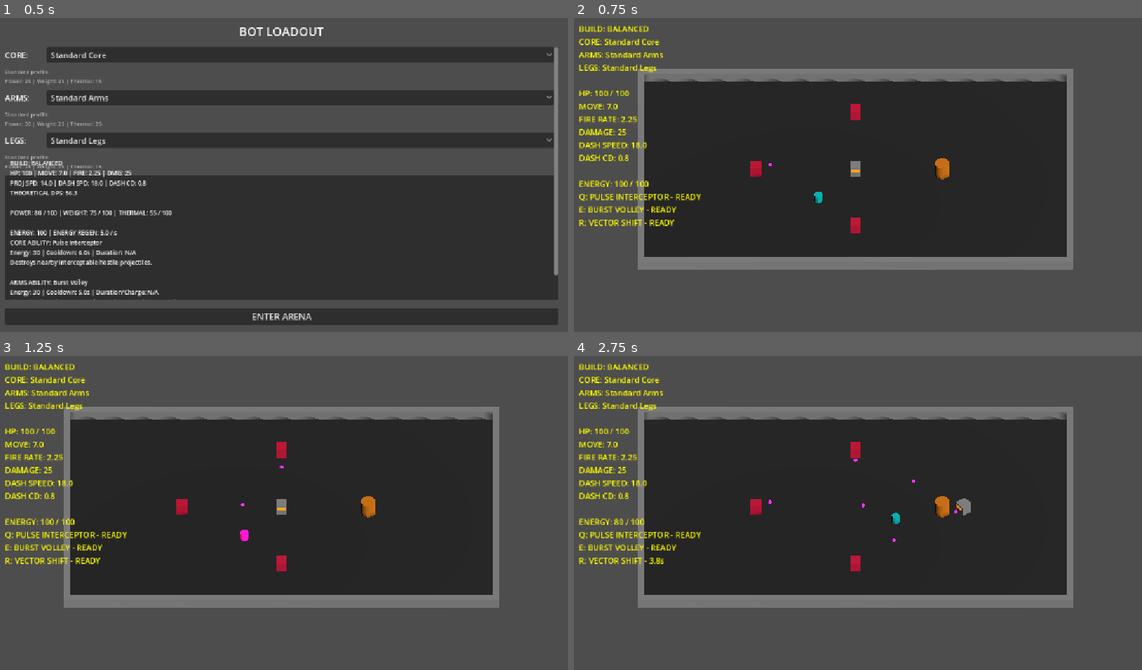
Above: before the commit, frames 1-4 (two rows, left to right).
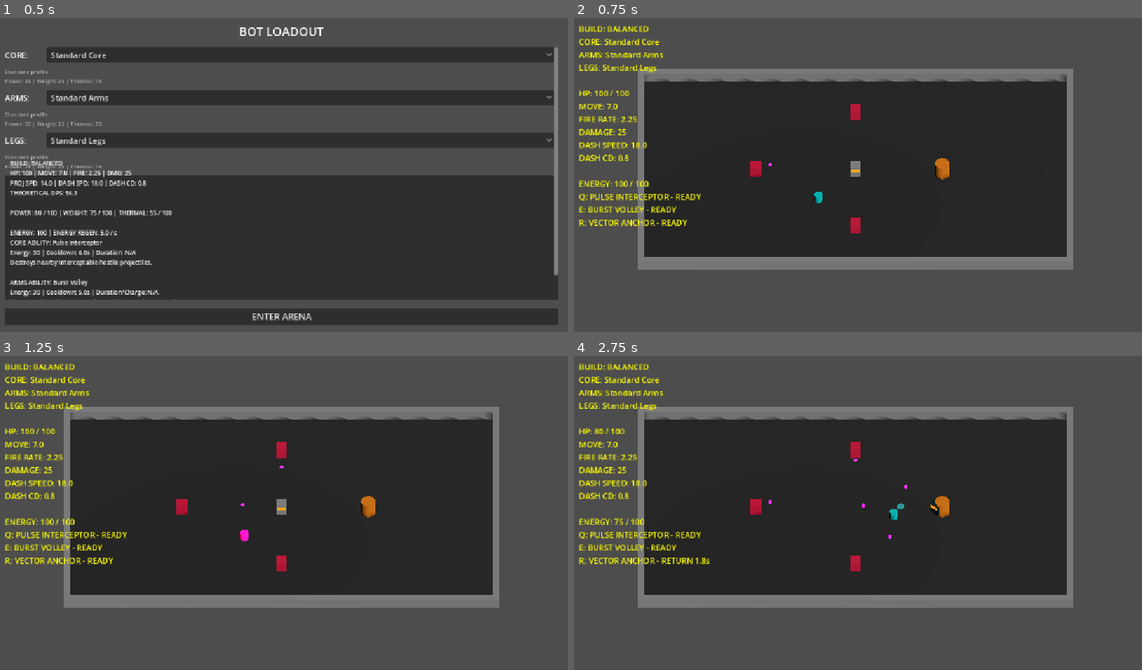
Above: after the commit, the same moments.

Repository: zwordup-sudo/BotArena
Game: Godot game, scene res://scenes/loadout_3d.tscn
Two runs of this game, one before a commit and one after it. Both use one fixed random seed, a clock stepped at 60 frames per second and the inputs below.
Inputs (mouse positions are in pixels of both pictures, inside the frame that each line leads up to):
- Up to frame 1 (0.5 s): no input
- Up to frame 2 (0.75 s): click "ENTER ARENA" at 0.5 s
- Up to frame 3 (1.25 s): no input
- Up to frame 4 (2.75 s): tap Enter at 1.25 s; move the mouse to (982, 497) at 1.27 s; hold D (move_right) 1.28-2 s; tap Space (dash) at 1.35 s; click (982, 497) at 1.42 s; tap R (legs_ability) at 1.55 s; drag from (738, 528) to (829, 575) at 2.02 s

Frame 1 is identical in both runs. In frame 2, 0.2% of the frame differs, in the area x 8-20%, y 64-67%; in frame 3, 0.2%; in frame 4, 0.6%, in the area x 3-70%, y 23-67%.

Commit message:
feat: validate first complete active equipment set

Diff:
--- a/resources/abilities/arms/heavy_charged_shot.tres
+++ b/resources/abilities/arms/heavy_charged_shot.tres
@@ -6,7 +6,7 @@
 script = ExtResource("1_ability")
 id = "heavy_charged_shot"
 display_name = "Charged Shot"
-description = "Charges for 0.8s, firing a massive projectile dealing 250% damage at 85% speed."
+description = "Charges for 0.8s, firing a massive projectile dealing 250% damage at 85% speed. [Requires 2 normal projectile interceptions to destroy]"
 energy_cost = 35.0
 cooldown = 6.0
 duration = 0.0
--- a/resources/abilities/legs/light_chain_dash.tres
+++ b/resources/abilities/legs/light_phase_blink.tres
@@ -4,9 +4,9 @@
 
 [resource]
 script = ExtResource("1_ability")
-id = "light_chain_dash"
-display_name = "Chain Dash"
-description = "For 3.0s, the next normal Space Dash can chain into one bonus Dash."
+id = "light_phase_blink"
+display_name = "Phase Blink"
+description = "Instantly reposition up to 3.5 units. Can cross projectile paths but not walls."
 energy_cost = 35.0
 cooldown = 8.0
 duration = 0.0
@@ -24,6 +24,7 @@
 projectile_speed_multiplier = 1.0
 movement_distance = 0.0
 ability_move_speed = 0.0
-availability_duration = 3.0
+availability_duration = 0.0
 lunge_duration = 0.0
 recovery_duration = 0.0
+blink_distance = 3.5
--- a/resources/abilities/legs/standard_vector_shift.tres
+++ b/resources/abilities/legs/standard_vector_anchor.tres
@@ -4,11 +4,11 @@
 
 [resource]
 script = ExtResource("1_ability")
-id = "standard_vector_shift"
-display_name = "Vector Shift"
-description = "Quick tactical step (2.75 units in movement or aim direction)."
-energy_cost = 25.0
-cooldown = 5.0
+id = "standard_vector_anchor"
+display_name = "Vector Anchor"
+description = "Stores your current position. Reactivate within 3 seconds to return."
+energy_cost = 30.0
+cooldown = 6.0
 duration = 0.0
 effect_type = 6
 pulse_radius = 0.0
@@ -22,8 +22,9 @@
 charge_time = 0.0
 projectile_size_multiplier = 1.0
 projectile_speed_multiplier = 1.0
-movement_distance = 2.75
+movement_distance = 0.0
 ability_move_speed = 0.0
-availability_duration = 0.0
+availability_duration = 3.0
 lunge_duration = 0.0
 recovery_duration = 0.0
+blink_distance = 0.0
--- a/resources/parts/legs/light_legs.tres
+++ b/resources/parts/legs/light_legs.tres
@@ -1,6 +1,6 @@
 [gd_resource type="Resource" script_class="PartData" load_steps=3 format=3]
 
-[ext_resource type="Resource" path="res://resources/abilities/legs/light_chain_dash.tres" id="1_ability"]
+[ext_resource type="Resource" path="res://resources/abilities/legs/light_phase_blink.tres" id="1_ability"]
 [ext_resource type="Script" path="res://scripts/data/part_data.gd" id="2_partdata"]
 
 [resource]
--- a/resources/parts/legs/standard_legs.tres
+++ b/resources/parts/legs/standard_legs.tres
@@ -1,6 +1,6 @@
 [gd_resource type="Resource" script_class="PartData" load_steps=3 format=3]
 
-[ext_resource type="Resource" path="res://resources/abilities/legs/standard_vector_shift.tres" id="1_ability"]
+[ext_resource type="Resource" path="res://resources/abilities/legs/standard_vector_anchor.tres" id="1_ability"]
 [ext_resource type="Script" path="res://scripts/data/part_data.gd" id="2_partdata"]
 
 [resource]
--- a/scripts/data/ability_data.gd
+++ b/scripts/data/ability_data.gd
@@ -8,8 +8,8 @@
 	BURST_VOLLEY,
 	SUPPRESSIVE_FIRE,
 	CHARGED_SHOT,
-	VECTOR_SHIFT,
-	CHAIN_DASH,
+	VECTOR_ANCHOR,
+	PHASE_BLINK,
 	ROCKET_LUNGE
 }
 
@@ -44,3 +44,4 @@
 @export var availability_duration: float = 0.0
 @export var lunge_duration: float = 0.0
 @export var recovery_duration: float = 0.0
+@export var blink_distance: float = 0.0
--- a/scripts/enemy_projectile_3d.gd
+++ b/scripts/enemy_projectile_3d.gd
@@ -4,6 +4,7 @@
 @export var damage: float = 20.0
 @export var lifetime: float = 5.0
 @export var can_be_intercepted: bool = true
+@export var interception_durability: int = 1
 
 var direction: Vector3 = Vector3.FORWARD
 
@@ -29,7 +30,10 @@
 
 func _on_area_entered(area: Area3D) -> void:
 	if area.get("can_be_intercepted") == true:
-		if not is_queued_for_deletion():
-			queue_free()
-		if not area.is_queued_for_deletion():
-			area.queue_free()
+		if not is_queued_for_deletion() and not area.is_queued_for_deletion():
+			take_interception_hit()
+
+func take_interception_hit() -> void:
+	interception_durability -= 1
+	if interception_durability <= 0 and not is_queued_for_deletion():
+		queue_free()
--- a/scripts/loadout_3d.gd
+++ b/scripts/loadout_3d.gd
@@ -171,6 +171,8 @@
 			dur_str = "Ready window: " + str(ab.availability_duration) + "s"
 		elif ab.lunge_duration > 0.0:
 			dur_str = "Lunge: " + str(ab.lunge_duration) + "s"
+		elif ab.blink_distance > 0.0:
+			dur_str = "Blink: " + str(ab.blink_distance) + "m"
 
 		legs_txt = "LEGS ABILITY: " + ab.display_name + "\n" + \
 			"Energy: " + str(int(ab.energy_cost)) + " | Cooldown: " + str(ab.cooldown) + "s | Duration/Window: " + dur_str + "\n" + \
--- a/scripts/player_3d.gd
+++ b/scripts/player_3d.gd
@@ -87,15 +87,11 @@
 var is_charged_shot_charging: bool = false
 var charged_shot_charge_timer: float = 0.0
 
-# Legs ability execution block parameters
-var is_vector_shifting: bool = false
-var vector_shift_timer: float = 0.0
-var vector_shift_direction: Vector3 = Vector3.ZERO
-var vector_shift_speed: float = 0.0
-
-var is_chain_dash_armed: bool = false
-var chain_dash_ready_timer: float = 0.0
-var chain_dash_triggered_this_dash: bool = false
+# Legs active ability states
+var is_vector_anchor_active: bool = false
+var vector_anchor_timer: float = 0.0
+var vector_anchor_position: Vector3 = Vector3.ZERO
+var vector_anchor_marker: Node3D = null
 
 var is_rocket_lunging: bool = false
 var rocket_lunge_timer: float = 0.0
@@ -169,11 +165,8 @@
 	is_charged_shot_charging = false
 	charged_shot_charge_timer = 0.0
 
-	is_vector_shifting = false
-	is_chain_dash_armed = false
-	chain_dash_ready_timer = 0.0
-	chain_dash_triggered_this_dash = false
 	is_rocket_lunging = false
+	clear_vector_anchor()
 
 	current_energy = max_energy
 
@@ -256,19 +249,7 @@
 	if dash_cooldown_timer > 0.0:
 		dash_cooldown_timer -= delta
 
-	# 1. Handle Vector Shift Movement (extremely fast reposition step)
-	if is_vector_shifting:
-		vector_shift_timer -= delta
-		if vector_shift_timer <= 0.0:
-			is_vector_shifting = false
-			is_legs_active = false
-			update_mesh_color()
-		else:
-			velocity = vector_shift_direction * vector_shift_speed
-			move_and_slide()
-			return
-
-	# 2. Handle Rocket Lunge Movement (strongly committed lunge)
+	# Handle Rocket Lunge Movement (strongly committed lunge)
 	if is_rocket_lunging:
 		rocket_lunge_timer -= delta
 		if rocket_lunge_timer <= 0.0:
@@ -280,19 +261,11 @@
 			move_and_slide()
 			return
 
-	# 3. Handle Normal Dash (Space)
+	# Handle Normal Dash (Space)
 	if is_dashing:
 		dash_timer -= delta
 		if dash_timer <= 0.0:
 			is_dashing = false
-
-			# Check if Chain Dash bonus dash is armed and was triggered
-			if chain_dash_triggered_this_dash:
-				dash_cooldown_timer = 0.0
-				chain_dash_triggered_this_dash = false
-				is_chain_dash_armed = false
-				chain_dash_ready_timer = 0.0
-				update_mesh_color()
 		else:
 			velocity = dash_direction * dash_speed
 			move_and_slide()
@@ -300,14 +273,12 @@
 
 	# Check for normal dash trigger
 	if Input.is_action_just_pressed("dash") and not is_dashing and dash_cooldown_timer <= 0.0:
-		if is_chain_dash_armed:
-			chain_dash_triggered_this_dash = true
 		start_dash()
 		velocity = dash_direction * dash_speed
 		move_and_slide()
 		return
 
-	# Normal WASD Movement (Locked during Rocket Lunge and Vector Shift)
+	# Normal WASD Movement (Locked during Rocket Lunge)
 	var input_dir := Input.get_vector("move_left", "move_right", "move_up", "move_down")
 	var direction := Vector3(input_dir.x, 0.0, input_dir.y)
 	if direction.length_squared() > 0.0:
@@ -348,11 +319,10 @@
 	# Independent Legs Ability Cooldown tracking
 	if legs_cooldown_timer > 0.0:
 		legs_cooldown_timer -= delta
-	if is_chain_dash_armed:
-		chain_dash_ready_timer -= delta
-		if chain_dash_ready_timer <= 0.0:
-			is_chain_dash_armed = false
-			update_mesh_color()
+	if is_vector_anchor_active:
+		vector_anchor_timer -= delta
+		if vector_anchor_timer <= 0.0:
+			clear_vector_anchor()
 
 	# Charged Shot Charge Timer tracking
 	if is_charged_shot_charging:
@@ -372,16 +342,12 @@
 	if Input.is_action_just_pressed("legs_ability"):
 		activate_legs_ability()
 
-	# Primary Attack (Continuous fire) - Disabled during Burst Volley, Charged Shot Charging, Rocket Lunge and Vector Shift
-	var fire_allowed = not is_burst_volley_active and not is_charged_shot_charging and not is_vector_shifting and not is_rocket_lunging
+	# Primary Attack (Continuous fire) - Disabled during Burst Volley, Charged Shot Charging, and Rocket Lunge
+	var fire_allowed = not is_burst_volley_active and not is_charged_shot_charging and not is_rocket_lunging
 	if Input.is_action_pressed("attack_primary") and fire_allowed:
 		if fire_cooldown_timer <= 0.0:
 			shoot()
 			fire_cooldown_timer = 1.0 / fire_rate
-
-	# Update visual indicator ticks (e.g. for flashing Chain Dash ready status)
-	if is_chain_dash_armed:
-		update_mesh_color()
 
 	# Update Canvas HUD
 	update_canvas_hud()
@@ -561,60 +527,113 @@
 	proj.damage = projectile_damage * ability.projectile_damage_multiplier
 	proj.speed = projectile_speed * ability.projectile_speed_multiplier
 	proj.can_be_intercepted = true
+	proj.interception_durability = 2
 
 func activate_legs_ability() -> void:
 	if not bot_build or not bot_build.legs or not bot_build.legs.active_ability:
 		return
 	var ability = bot_build.legs.active_ability
-	if legs_cooldown_timer > 0.0:
-		return
-	if current_energy < ability.energy_cost:
-		return
 
 	var effect_type = ability.get("effect_type")
-	if effect_type == 6: # VECTOR_SHIFT
+	if effect_type == 6: # VECTOR_ANCHOR
+		# Trigger anchor placement OR return
+		if is_vector_anchor_active:
+			# Return player instantly to stored anchor position
+			global_position = vector_anchor_position
+			clear_vector_anchor()
+		else:
+			# Cooldown check
+			if legs_cooldown_timer > 0.0: return
+			if current_energy < ability.energy_cost: return
+
+			current_energy -= ability.energy_cost
+			legs_cooldown_timer = ability.cooldown
+
+			is_vector_anchor_active = true
+			vector_anchor_timer = ability.availability_duration
+			vector_anchor_position = global_position
+
+			# Create visual marker
+			create_anchor_marker(vector_anchor_position)
+			update_mesh_color()
+	elif effect_type == 7: # PHASE_BLINK
+		if legs_cooldown_timer > 0.0: return
+		if current_energy < ability.energy_cost: return
+
 		current_energy -= ability.energy_cost
 		legs_cooldown_timer = ability.cooldown
-		execute_vector_shift(ability)
-	elif effect_type == 7: # CHAIN_DASH
-		current_energy -= ability.energy_cost
-		legs_cooldown_timer = ability.cooldown
-		execute_chain_dash(ability)
+		execute_phase_blink(ability)
 	elif effect_type == 8: # ROCKET_LUNGE
+		if legs_cooldown_timer > 0.0: return
+		if current_energy < ability.energy_cost: return
+
 		current_energy -= ability.energy_cost
 		legs_cooldown_timer = ability.cooldown
 		execute_rocket_lunge(ability)
 
-func execute_vector_shift(ability: Resource) -> void:
-	is_legs_active = true
-	is_vector_shifting = true
-	vector_shift_timer = 0.10 # fast/brief tact step
-
-	# Determine direction priority: WASD input first, else aiming direction
+func create_anchor_marker(pos: Vector3) -> void:
+	# Spawn a small cyan cylinder marker to visualize the anchor position
+	vector_anchor_marker = MeshInstance3D.new()
+	var cyl = CylinderMesh.new()
+	cyl.top_radius = 0.3
+	cyl.bottom_radius = 0.3
+	cyl.height = 0.1
+	vector_anchor_marker.mesh = cyl
+
+	var mat = StandardMaterial3D.new()
+	mat.albedo_color = Color(0.2, 0.9, 0.9, 0.6)
+	mat.transparency = BaseMaterial3D.TRANSPARENCY_ALPHA
+	mat.shading_mode = BaseMaterial3D.SHADING_MODE_UNSHADED
+	vector_anchor_marker.material_override = mat
+
+	get_parent().add_child(vector_anchor_marker)
+	vector_anchor_marker.global_position = pos
+
+func clear_vector_anchor() -> void:
+	is_vector_anchor_active = false
+	vector_anchor_timer = 0.0
+	if is_instance_valid(vector_anchor_marker):
+		vector_anchor_marker.queue_free()
+	vector_anchor_marker = null
+	update_mesh_color()
+
+func execute_phase_blink(ability: Resource) -> void:
+	# Direction priority: movement input first, else aiming direction
 	var input_dir := Input.get_vector("move_left", "move_right", "move_up", "move_down")
 	var move_dir := Vector3(input_dir.x, 0.0, input_dir.y)
+	var blink_direction := Vector3.ZERO
 	if move_dir.length_squared() > 0.0:
-		vector_shift_direction = move_dir.normalized()
+		blink_direction = move_dir.normalized()
 	else:
 		var aim_dir = -aim_pivot.global_transform.basis.z
 		aim_dir.y = 0.0
-		vector_shift_direction = aim_dir.normalized()
-
-	vector_shift_speed = ability.movement_distance / 0.10
-	update_mesh_color()
-
-func execute_chain_dash(ability: Resource) -> void:
-	is_chain_dash_armed = true
-	chain_dash_ready_timer = ability.availability_duration
-	chain_dash_triggered_this_dash = false
-	update_mesh_color()
+		blink_direction = aim_dir.normalized()
+
+	# Collision check query
+	var space_state = get_world_3d().direct_space_state
+	var distance = ability.blink_distance
+	var target_pos = global_position + blink_direction * distance
+
+	var query = PhysicsRayQueryParameters3D.create(global_position, target_pos)
+	query.exclude = [get_rid()]
+	var result = space_state.intersect_ray(query)
+
+	if result:
+		# Collision hit! Relocate to hit position minus a safe buffer offset back
+		var hit_pos = result.position
+		var buffer = blink_direction * 0.6
+		global_position = hit_pos - buffer
+	else:
+		global_position = target_pos
+
+	# Simple visual blink flash
+	create_pulse_visual(1.5)
 
 func execute_rocket_lunge(ability: Resource) -> void:
 	is_legs_active = true
 	is_rocket_lunging = true
 	rocket_lunge_timer = ability.lunge_duration
 
-	# Determine direction priority: WASD input first, else aiming direction
 	var input_dir := Input.get_vector("move_left", "move_right", "move_up", "move_down")
 	var move_dir := Vector3(input_dir.x, 0.0, input_dir.y)
 	if move_dir.length_squared() > 0.0:
@@ -624,7 +643,6 @@
 		aim_dir.y = 0.0
 		rocket_lunge_direction = aim_dir.normalized()
 
-	# Speed: 1.40x effective dash speed
 	rocket_lunge_speed = dash_speed * 1.40
 	update_mesh_color()
 
@@ -637,11 +655,6 @@
 		var mat = StandardMaterial3D.new()
 		mat.albedo_color = Color(0.6, 0.2, 1.0)
 		mat.roughness = 0.2
-		mesh.material_override = mat
-	elif is_vector_shifting:
-		var mat = StandardMaterial3D.new()
-		mat.albedo_color = Color(0.2, 1.0, 0.2)
-		mat.roughness = 0.4
 		mesh.material_override = mat
 	elif is_rocket_lunging:
 		var mat = StandardMaterial3D.new()
@@ -665,11 +678,11 @@
 			mat.albedo_color = Color(0.9, 0.7, 0.1)
 			mat.roughness = 0.2
 			mesh.material_override = mat
-	elif is_chain_dash_armed:
+	elif is_vector_anchor_active:
 		var mat = StandardMaterial3D.new()
-		# Flashing light-blue pulse
+		# Cyan flashing pulse indicating vector anchor is armed
 		var pulse = 0.4 + 0.6 * sin(Time.get_ticks_msec() * 0.015)
-		mat.albedo_color = Color(0.1, 0.5, 1.0) * pulse
+		mat.albedo_color = Color(0.2, 0.9, 0.9) * pulse
 		mat.roughness = 0.4
 		mesh.material_override = mat
 	else:
@@ -713,12 +726,10 @@
 		if bot_build and bot_build.legs and bot_build.legs.active_ability:
 			var ability = bot_build.legs.active_ability
 			var ab_name = ability.display_name.to_upper()
-			if is_vector_shifting:
-				legs_status = ab_name + " - ACTIVE"
+			if is_vector_anchor_active:
+				legs_status = ab_name + " - RETURN " + str(snapped(vector_anchor_timer, 0.1)) + "s"
 			elif is_rocket_lunging:
 				legs_status = ab_name + " - ACTIVE"
-			elif is_chain_dash_armed:
-				legs_status = ab_name + " - ARMED " + str(snapped(chain_dash_ready_timer, 0.1)) + "s"
 			elif legs_cooldown_timer > 0.0:
 				legs_status = ab_name + " - " + str(snapped(legs_cooldown_timer, 0.1)) + "s"
 			else:
--- a/scripts/projectile_3d.gd
+++ b/scripts/projectile_3d.gd
@@ -4,6 +4,7 @@
 @export var damage: float = 25.0
 @export var lifetime: float = 3.0
 @export var can_be_intercepted: bool = true
+@export var interception_durability: int = 1
 
 var direction: Vector3 = Vector3.FORWARD
 
@@ -26,13 +27,16 @@
 		if not is_queued_for_deletion():
 			queue_free()
 	elif area.get("can_be_intercepted") == true:
-		if not is_queued_for_deletion():
-			queue_free()
-		if not area.is_queued_for_deletion():
-			area.queue_free()
+		if not is_queued_for_deletion() and not area.is_queued_for_deletion():
+			take_interception_hit()
 
 func _on_body_entered(body: Node3D) -> void:
 	if body.has_method("take_damage"):
 		body.take_damage(damage)
 		if not is_queued_for_deletion():
 			queue_free()
+
+func take_interception_hit() -> void:
+	interception_durability -= 1
+	if interception_durability <= 0 and not is_queued_for_deletion():
+		queue_free()
